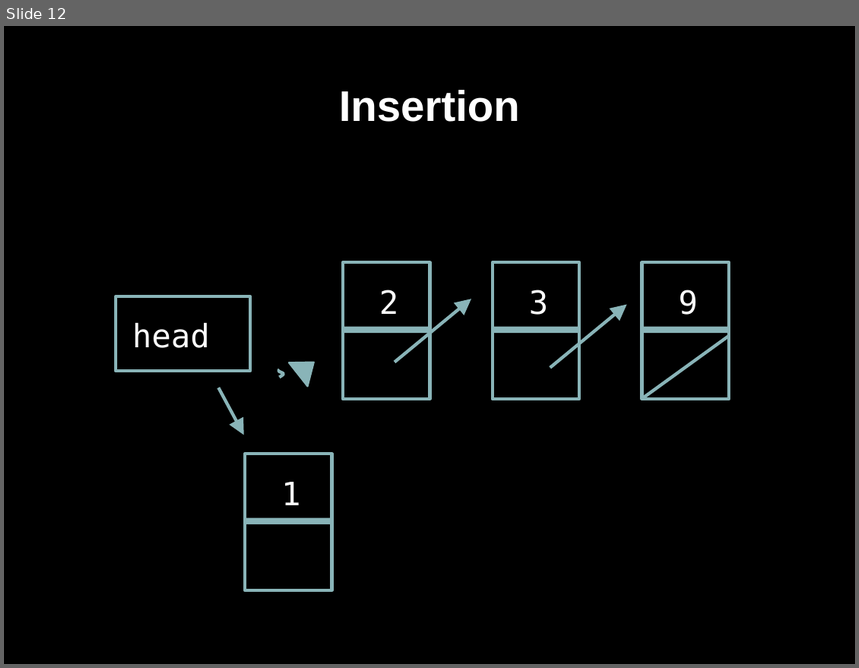
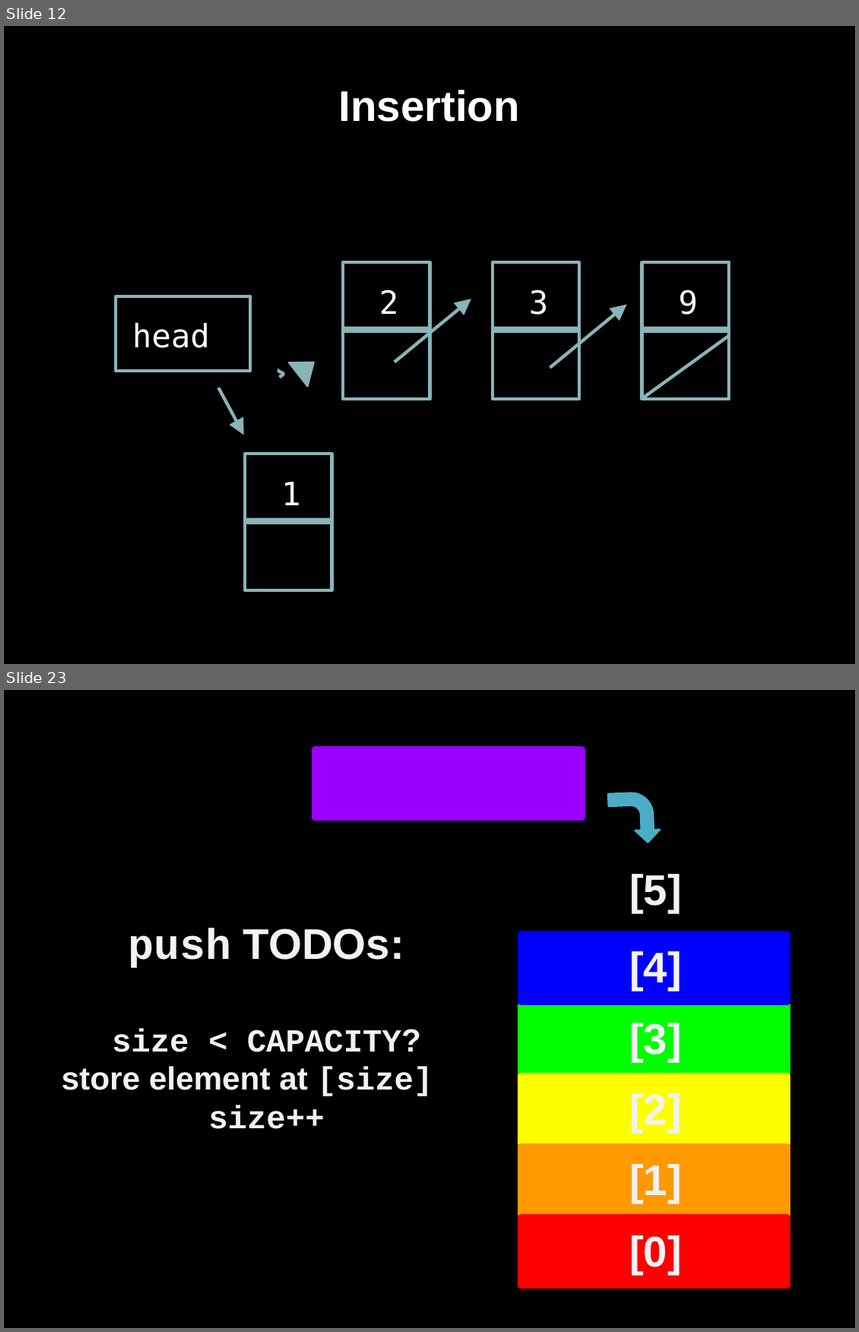
Before and after one commit to bagustris/prokom-tf, a slide deck: prokom6.odp. Shown one above the other, each under a label of ours: slide 12 before the commit, slides 12 and 23 after it; the slides between them are not shown. The pictures are 859x668 and 859x1332 pixels, drawn with LibreOffice and Linux fonts; fonts in the diff are those of the drawing. Boxes give left, top, right and bottom in pixels: in the first picture for what was removed or moved away, otherwise in the second. Text is boxed around its words. In the diff, an @@ line names an element or a change of style, - is before the commit and + after.

```diff
--- a/prokom6.odp
+++ b/prokom6.odp
@@ slide 23 added at (x1=4, y1=690, x2=855, y2=1328), background #000000 @@
@@ rectangle added at (x1=316, y1=749, x2=582, y2=818), fill #9900FF, outline #9900FF 6.01 pt @@
@@ bent arrow added at (x1=609, y1=792, x2=661, y2=844), fill #4BACC6, outline #4BACC6 1.5 pt @@
@@ text added at (x1=629, y1=874, x2=682, y2=913), 40 pt, text #F2F2F2, bold @@
+[5]
@@ text added at (x1=62, y1=929, x2=433, y2=1129), 30 pt, text #F2F2F2, bold @@
+push TODOs:
+size < CAPACITY?
+store element at [size]
+size++
@@ rectangle added at (x1=521, y1=934, x2=788, y2=1002), fill #0000FF, outline #0000FF 6.01 pt @@
@@ text added at (x1=629, y1=951, x2=682, y2=991), 40 pt, text #F2F2F2, bold @@
+[4]
@@ rectangle added at (x1=521, y1=1005, x2=788, y2=1073), fill #00FF00, outline #00FF00 6.01 pt @@
@@ text added at (x1=629, y1=1023, x2=682, y2=1062), 40 pt, text #F2F2F2, bold @@
+[3]
@@ rectangle added at (x1=521, y1=1076, x2=788, y2=1144), fill #FFFF00, outline #FFFF00 6.01 pt @@
@@ text added at (x1=629, y1=1094, x2=682, y2=1133), 40 pt, text #F2F2F2, bold @@
+[2]
@@ rectangle added at (x1=521, y1=1148, x2=788, y2=1215), fill #FF9900, outline #FF9900 6.01 pt @@
@@ text added at (x1=629, y1=1164, x2=682, y2=1204), 40 pt, text #F2F2F2, bold @@
+[1]
@@ rectangle added at (x1=521, y1=1218, x2=788, y2=1287), fill #FF0000, outline #FF0000 6.01 pt @@
@@ text added at (x1=629, y1=1236, x2=682, y2=1274), 40 pt, text #F2F2F2, bold @@
+[0]
```
Also in this commit, not shown: 7 slides changed, 31 other slides added, 1 slide removed, 8 other files.
